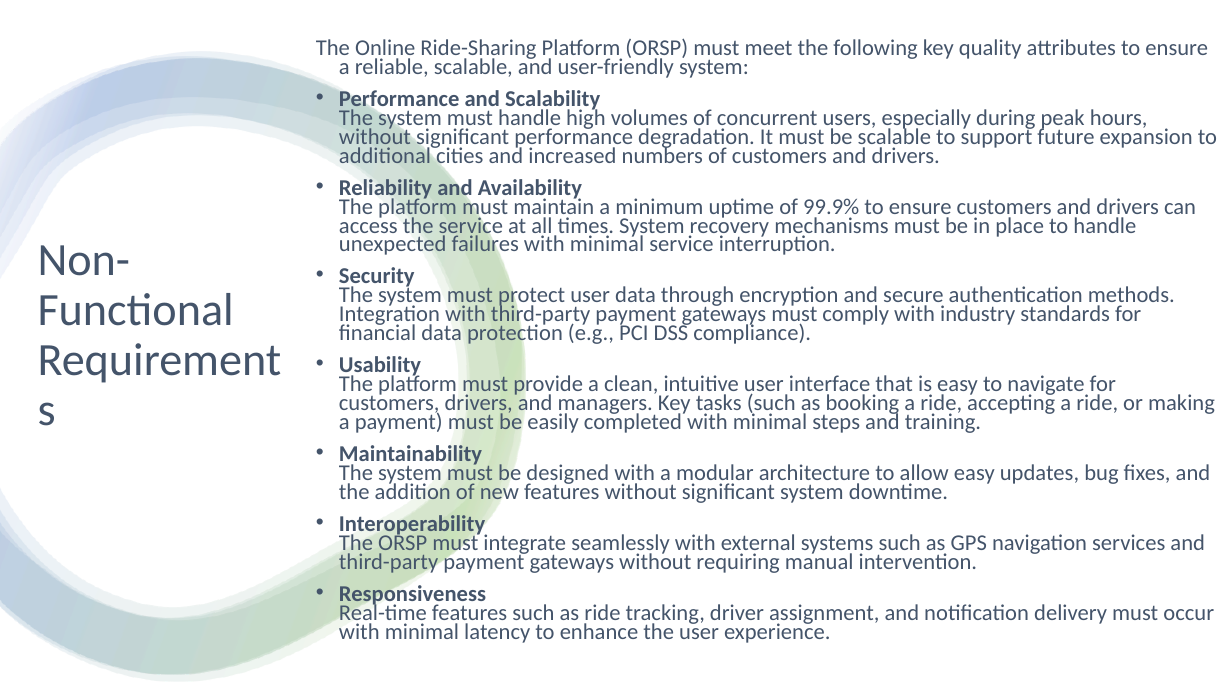
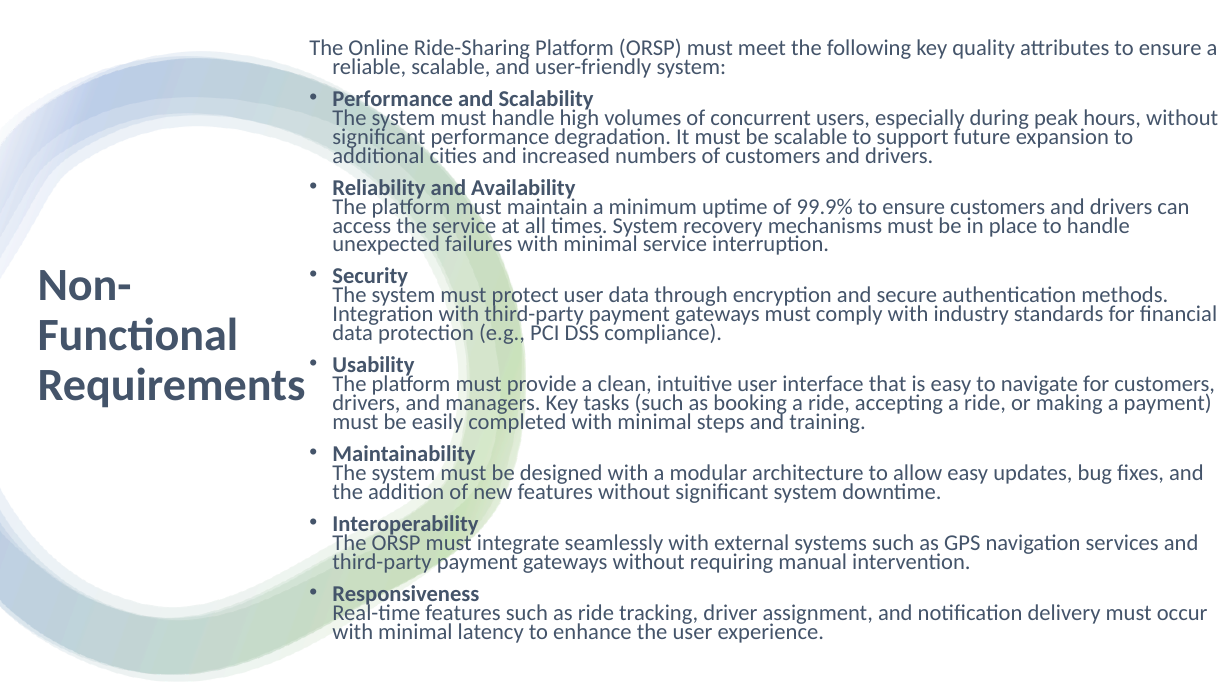
Before and after one commit to CheetoBuri/SE_SmartRide, a slide deck: slide 7 of 523K0010_523K0013.pptx. Drawn at 1232x693 pixels with LibreOffice and Linux fonts; fonts in the diff are those of the drawing. Boxes give left, top, right and bottom in pixels: in the first picture for what was removed or moved away, otherwise in the second. Text is boxed around its words. In the diff, an @@ line names an element or a change of style, - is before the commit and + after.

```diff
--- a/523K0010_523K0013.pptx
+++ b/523K0010_523K0013.pptx
@@ text "The Online Ride-Sharing Platform (ORSP) ..." rewrapped from (x1=316, y1=38, x2=1217, y2=643) to (x1=309, y1=38, x2=1218, y2=643) @@
@@ title "Non-Functional Requirements" at (x1=38, y1=270, x2=306, y2=408): bold on @@
```
Also in this commit, not shown: 12 other slides changed.
